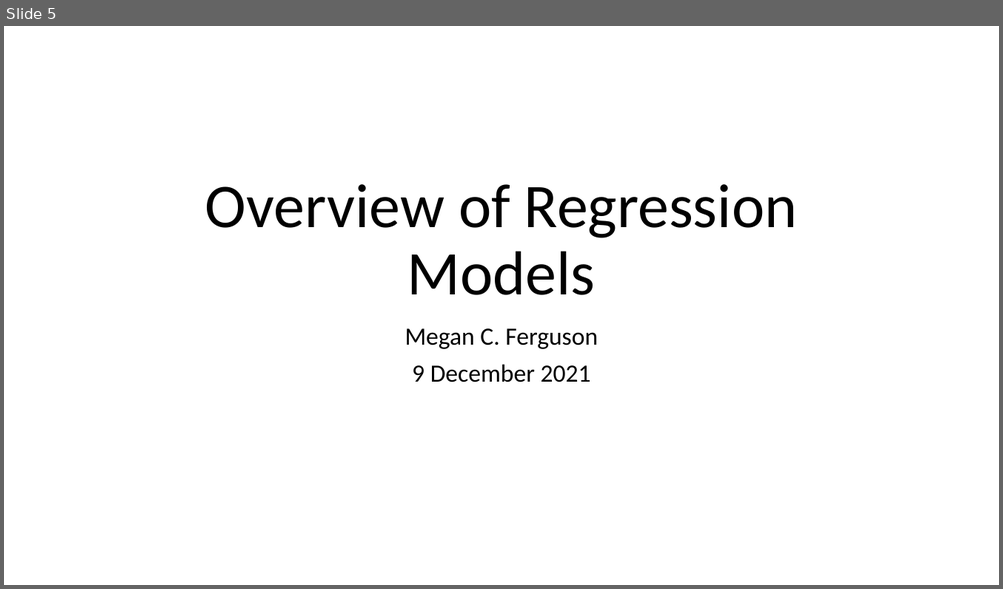
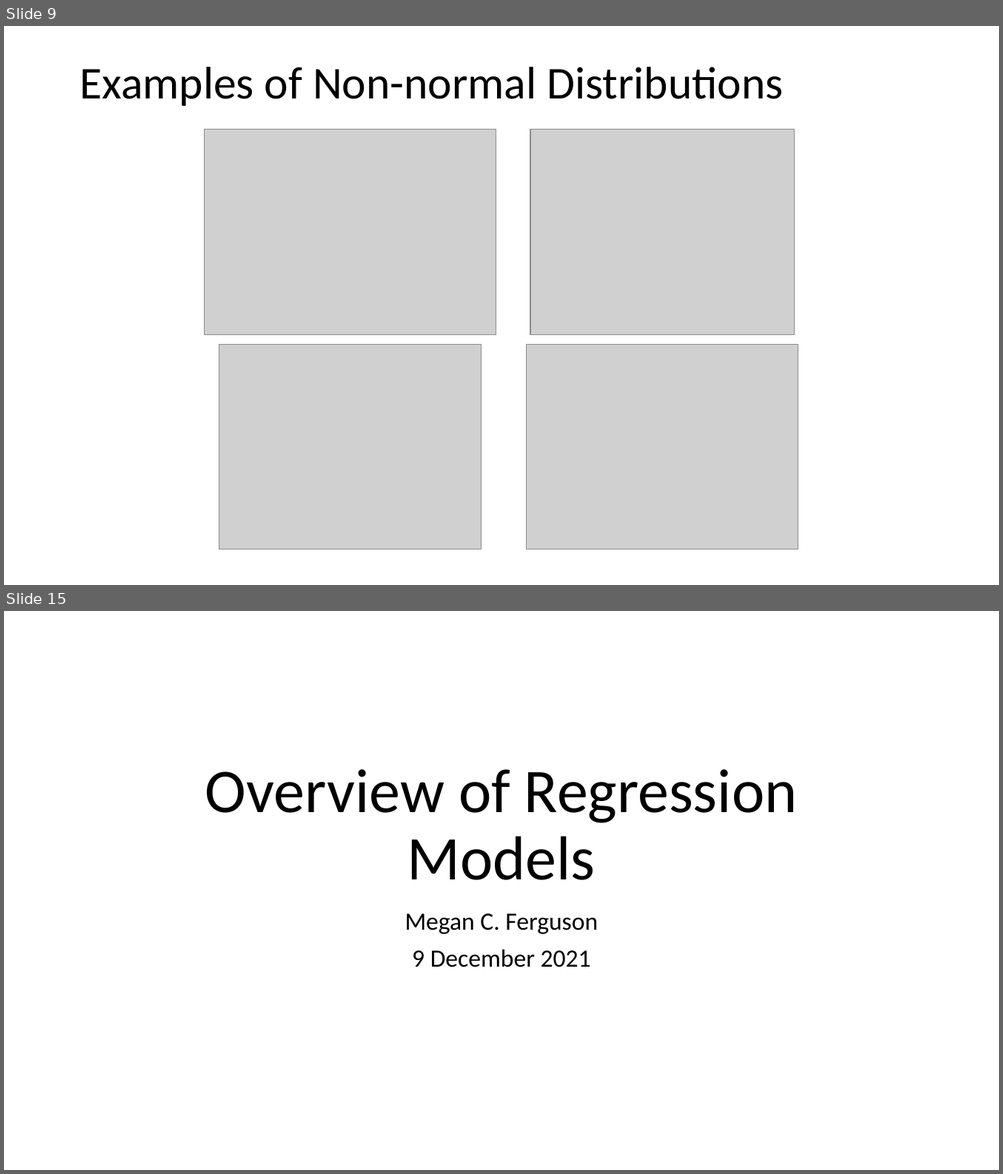
Before and after one commit to ELaBrecque-MMC/RegressionModelOverview, a slide deck: Notes/RegressionModelOverview.pptx. Shown one above the other, each under a label of ours: slide 5 before the commit, slides 9 and 15 after it; the slides between them are not shown. The pictures are 1003x589 and 1003x1174 pixels, drawn with LibreOffice and Linux fonts; fonts in the diff are those of the drawing; grey boxes stand for pictures. Boxes give left, top, right and bottom in pixels: in the first picture for what was removed or moved away, otherwise in the second. Text is boxed around its words. In the diff, an @@ line names an element or a change of style, - is before the commit and + after.

```diff
--- a/Notes/RegressionModelOverview.pptx
+++ b/Notes/RegressionModelOverview.pptx
@@ slide 9 added at box(4, 26, 999, 585), background #FFFFFF @@
@@ title added at box(79, 67, 782, 106), 44 pt, text #000000 @@
+Examples of Non-normal Distributions
@@ group added at box(205, 130, 798, 550): 4 pictures @@
@@ what was slide 5 is now slide 15 @@
```
Also in this commit, not shown: 5 slides changed, 10 other slides added, 3 other files.
